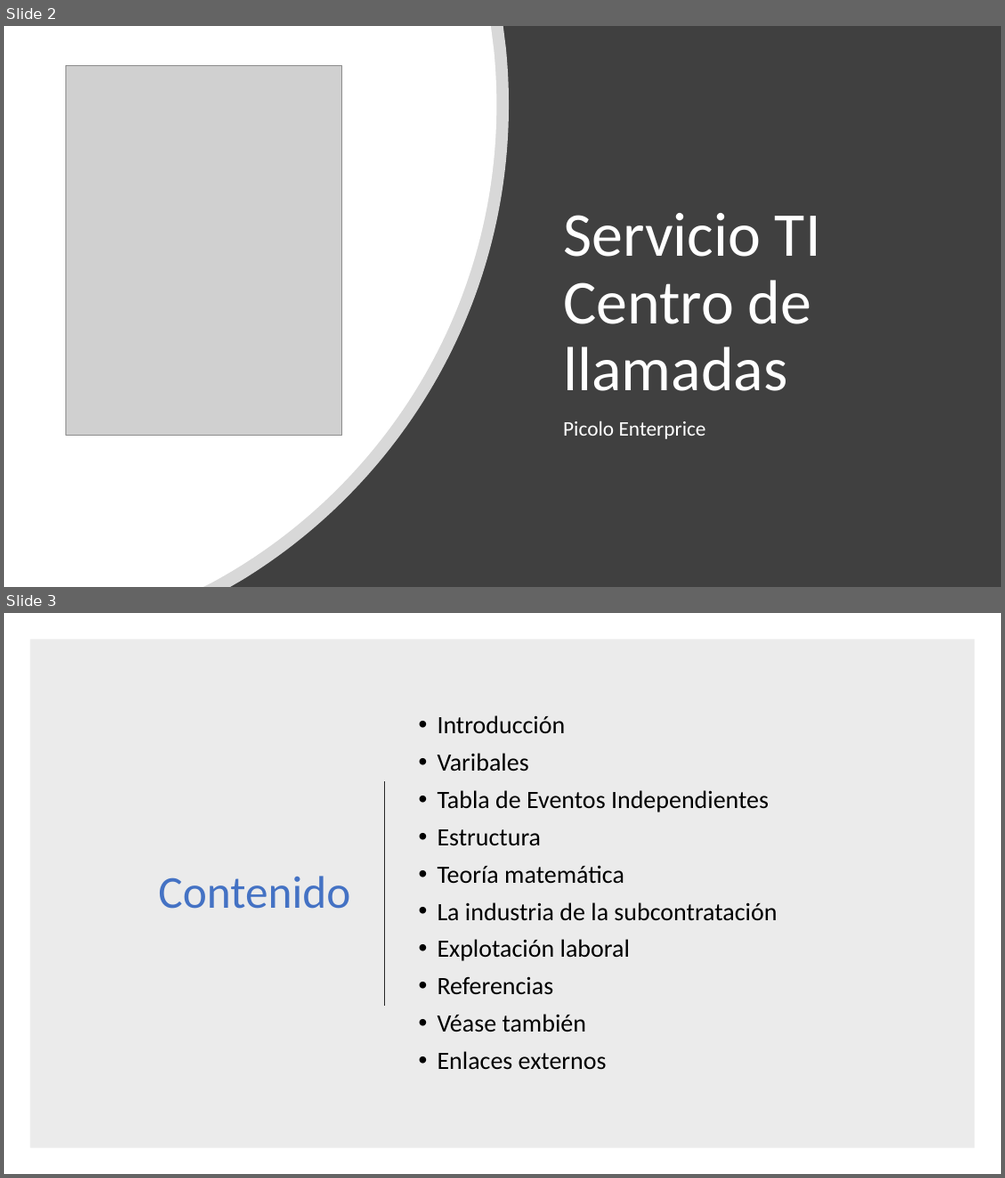
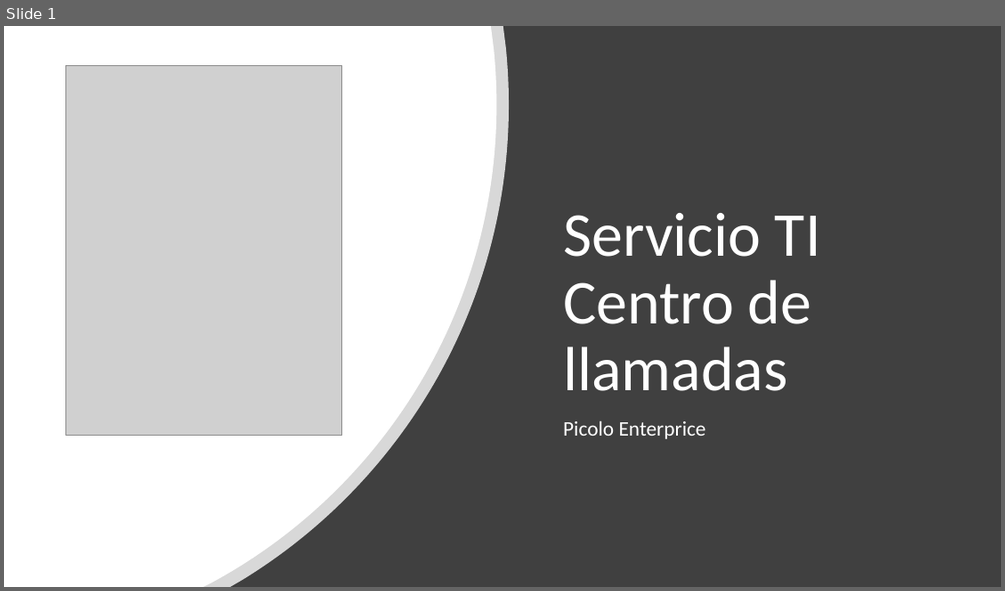
Before and after one commit to ramacal/Simulacion, a slide deck: Simulación/datos Sistema/UTN - Simulacion - Equipo 5 -TP N°6 Picolo.pptx. Shown one above the other, each under a label of ours: slides 2 and 3 before the commit, slide 1 after it. The pictures are 1005x1178 and 1005x591 pixels, drawn with LibreOffice and Linux fonts; fonts in the diff are those of the drawing; grey boxes stand for pictures. Boxes give left, top, right and bottom in pixels: in the first picture for what was removed or moved away, otherwise in the second. Text is boxed around its words. In the diff, an @@ line names an element or a change of style, - is before the commit and + after.

```diff
--- a/Simulación/datos Sistema/UTN - Simulacion - Equipo 5 -TP N°6 Picolo.pptx
+++ b/Simulación/datos Sistema/UTN - Simulacion - Equipo 5 -TP N°6 Picolo.pptx
@@ slide 3 removed at <box>4,613,1001,1174</box>, background #FFFFFF @@
@@ rectangle removed at <box>30,639,975,1148</box> @@
@@ text removed at <box>437,715,777,1070</box> @@
-• Introducción
-• Varibales
-• Tabla de Eventos Independientes
-• Estructura
-• Teoría matemática
-• La industria de la subcontratación
-• Explotación laboral
-• Referencias
-• Véase también
-• Enlaces externos
@@ line removed from (385, 781) to (385, 1005) @@
@@ title removed at <box>158,876,350,908</box> @@
-Contenido
@@ what was slide 2 is now slide 1 @@
```
Also in this commit, not shown: 8 slides added, 12 other slides removed.
